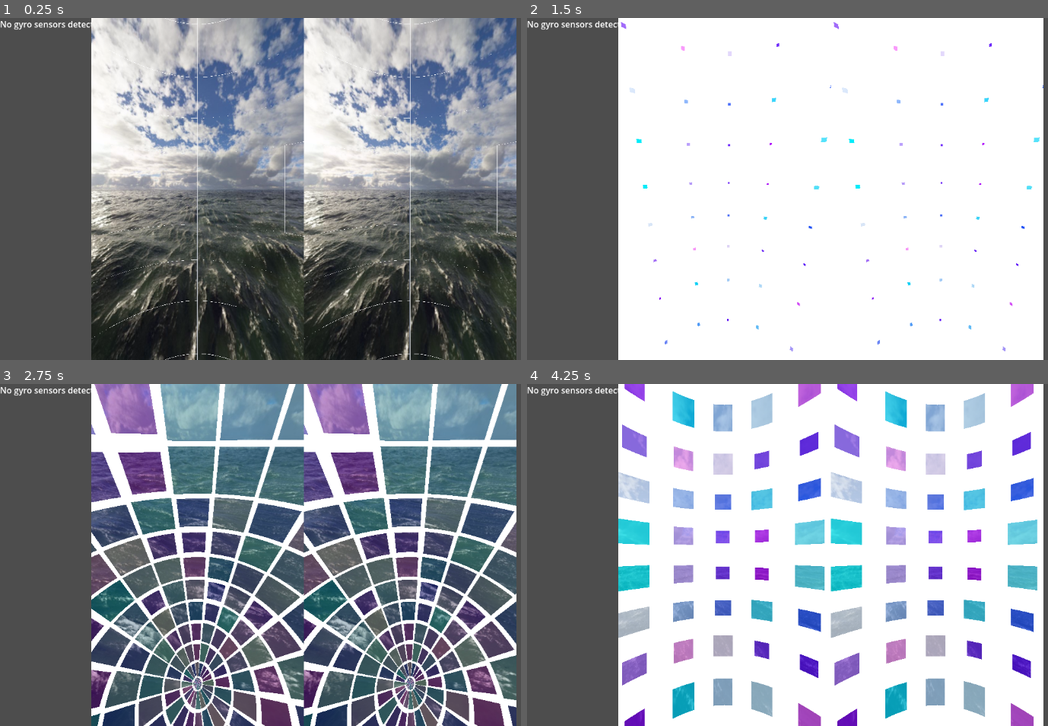
Above: before the commit, frames 1-4 (two rows, left to right).
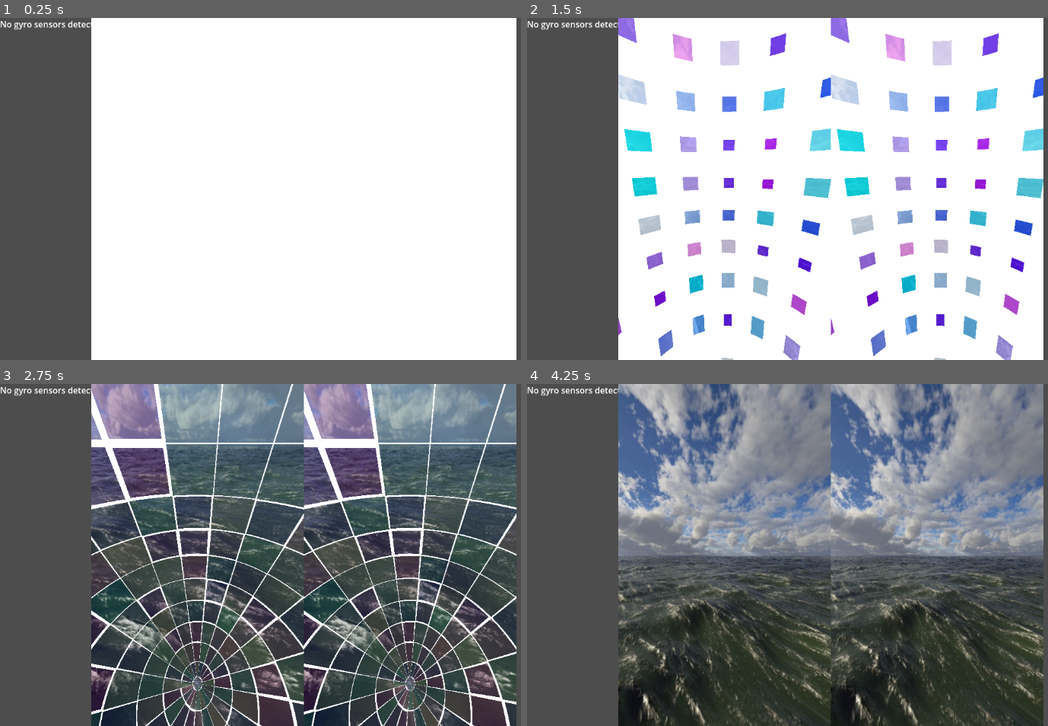
Above: after the commit, the same moments.

Repository: dairycultist/Metaverse
Game: Godot game, scene res://models/beach/beach.tscn
Same seed, same stepped clock (60 frames per second), same inputs: the game is played once before the commit and once after it.
Inputs:
- Up to frame 1 (0.25 s): no input
- Up to frame 2 (1.5 s): hold Right (ui_right) 0.53-1.28 s; hold Down (ui_down) from 1.28 s (still down)
- Up to frame 3 (2.75 s): release Down (ui_down) at 2.03 s; hold Right (ui_right) from 2.03 s (still down)
- Up to frame 4 (4.25 s): release Right (ui_right) at 2.78 s; hold Up (ui_up) 2.78-3.53 s; hold Left (ui_left) from 3.53 s (still down)

The runs differ from the first frame. In frame 1, 75% of the frame differs, in the area x 17-100%, y 0-100%; in frame 2, 11%; in frame 3, 56%; in frame 4, 82%.

Commit message:
Build test for sky

Diff:
--- a/models/beach/test.gd
+++ b/models/beach/test.gd
@@ -1,5 +1,12 @@
 extends WorldEnvironment
 
 func _process(delta: float) -> void:
-	self.environment.sky.sky_material.set("shader_parameter/c", pow(sin(Time.get_ticks_msec() * 0.001), 2.));
-	pass
+
+	match ((Time.get_ticks_msec() / 2000) % 4):
+		0: set_c((Time.get_ticks_msec() % 2000) / 2000.)
+		1: set_c(1.)
+		2: set_c(1. - (Time.get_ticks_msec() % 2000) / 2000.)
+		3: set_c(0.)
+
+func set_c(value):
+	environment.sky.sky_material.set("shader_parameter/c", value)
Not shown, changed: build/Metaverse.apk
Not shown, changed: build/Metaverse.apk.idsig
